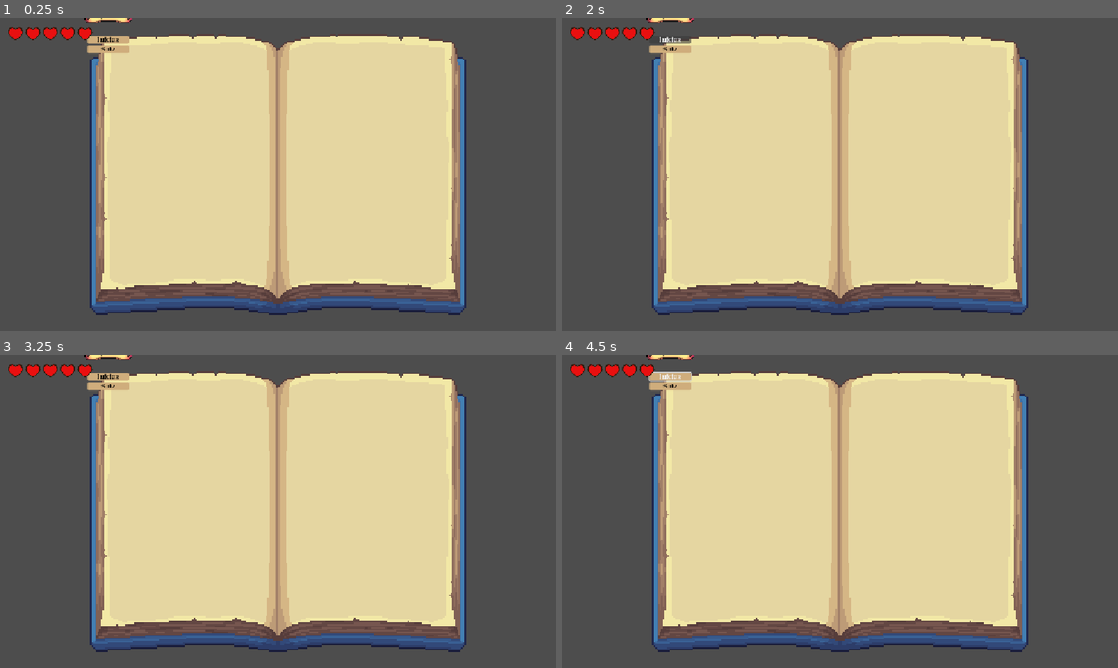
Above: before the commit, frames 1-4 (two rows, left to right).
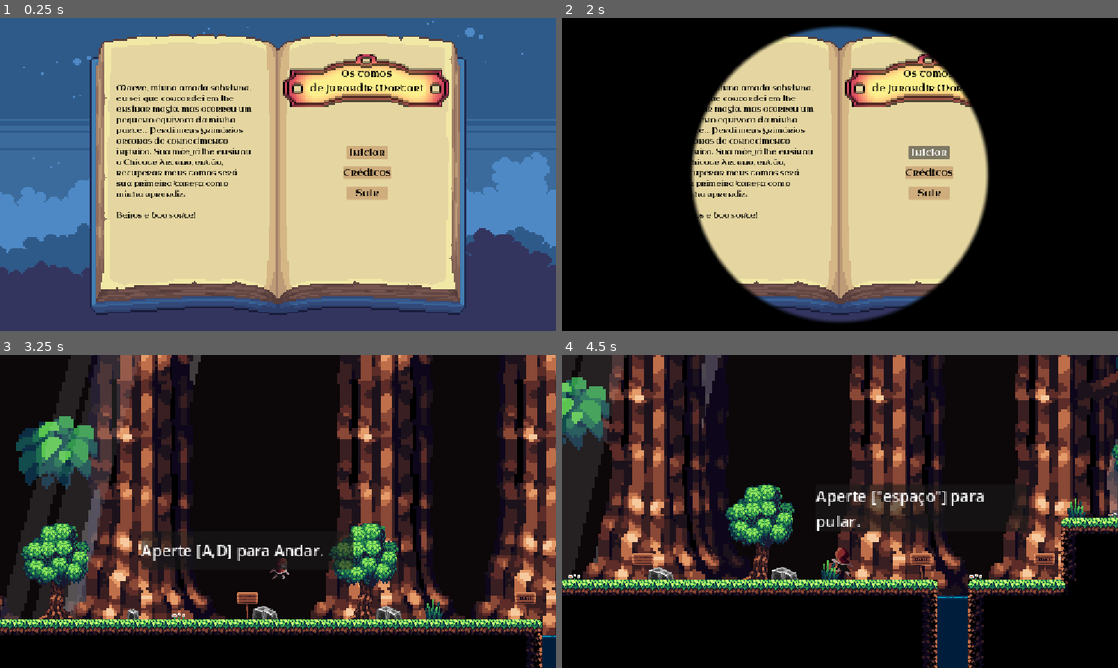
Above: after the commit, the same moments.

Repository: VMacuco/DCC148-Trabalho-2
Game: Godot game, scene res://Scenes/Menus/MainMenu/MainMenu.tscn
Two runs of this game, one before a commit and one after it. Both use one fixed random seed, a clock stepped at 60 frames per second and the inputs below. This scene is started directly instead of the project's main scene.
Inputs (mouse positions are in pixels of both pictures, inside the frame that each line leads up to):
- Up to frame 1 (0.25 s): no input
- Up to frame 2 (2 s): click (928, 171) at 0.5 s, where only the run after the commit has a clickable "Créditos"; click "Iniciar" at 1.25 s
- Up to frame 3 (3.25 s): click "Iniciar" at 2 s; tap A (esquerda) at 2.75 s; move the mouse to (400, 495) at 2.77 s; hold D (direita) from 2.78 s (still down); hold E (Interagir) from 2.78 s (still down); tap Space (pulo) at 3.02 s
- Up to frame 4 (4.5 s): tap A (esquerda) at 3.5 s; move the mouse to (728, 527) at 3.52 s; release E (Interagir) at 3.53 s; tap Down (camera_baixo) at 3.6 s; tap Space (pulo) at 3.77 s; move the mouse to (895, 442) at 4.27 s; release D (direita) at 4.28 s; hold A (esquerda) from 4.28 s (still down); tap Up (camera_cima) at 4.35 s

The runs differ from the first frame. In frame 1, 48% of the frame differs, in the area x 0-100%, y 0-100%; in frame 2, 67%; in frame 3, 99%; in frame 4, 99%.

Commit message:
tela inicial pronta (falta inicializar por ela)

Diff:
--- a/dcc-148-trab-2/Scenes/Menus/MainMenu/MainMenu.tscn
+++ b/dcc-148-trab-2/Scenes/Menus/MainMenu/MainMenu.tscn
@@ -1,6 +1,10 @@
 [gd_scene format=3 uid="uid://bgpg258d3gh7r"]
 
+[ext_resource type="Script" uid="uid://dvxof64jxf4fo" path="res://Scenes/Menus/MainMenu/main_menu.gd" id="1_445kf"]
 [ext_resource type="Texture2D" uid="uid://b81y7coj8tc5d" path="res://Assests/Menus/Sprite Sheet/Open/Open_book.png" id="2_bq65x"]
+[ext_resource type="Texture2D" uid="uid://cd85bj33uivxp" path="res://Assests/Tileset/Floresta Noite/background_0.png" id="2_dpe20"]
+[ext_resource type="Texture2D" uid="uid://d1e1fenditf4t" path="res://Assests/Tileset/Floresta Noite/background_1.png" id="3_lt8cq"]
+[ext_resource type="Texture2D" uid="uid://b1q2dbqxa4aj3" path="res://Assests/Tileset/Floresta Noite/background_2.png" id="4_g6ism"]
 [ext_resource type="Texture2D" uid="uid://n0s6viaj0adw" path="res://Assests/Menus/Fita_text_paused.png" id="4_lt8cq"]
 [ext_resource type="FontFile" uid="uid://da5y0lamx7bre" path="res://Fonts/UncialAntiqua-Regular.ttf" id="5_g6ism"]
 
@@ -22,11 +26,39 @@
 anchor_bottom = 1.0
 grow_horizontal = 2
 grow_vertical = 2
+script = ExtResource("1_445kf")
 
-[node name="TextureRect" type="TextureRect" parent="." unique_id=1824512822]
-layout_mode = 0
-offset_right = 40.0
-offset_bottom = 40.0
+[node name="Background" type="Control" parent="." unique_id=1508094528]
+anchors_preset = 0
+offset_right = 1152.0
+offset_bottom = 648.0
+
+[node name="TextureRect" type="TextureRect" parent="Background" unique_id=1419745097]
+layout_mode = 1
+anchors_preset = 15
+anchor_right = 1.0
+anchor_bottom = 1.0
+grow_horizontal = 2
+grow_vertical = 2
+texture = ExtResource("2_dpe20")
+
+[node name="TextureRect2" type="TextureRect" parent="Background" unique_id=1617629072]
+layout_mode = 1
+anchors_preset = 15
+anchor_right = 1.0
+anchor_bottom = 1.0
+grow_horizontal = 2
+grow_vertical = 2
+texture = ExtResource("3_lt8cq")
+
+[node name="TextureRect3" type="TextureRect" parent="Background" unique_id=1079684603]
+layout_mode = 1
+anchors_preset = 15
+anchor_right = 1.0
+anchor_bottom = 1.0
+grow_horizontal = 2
+grow_vertical = 2
+texture = ExtResource("4_g6ism")
 
 [node name="CenterContainer" type="CenterContainer" parent="." unique_id=1712406251]
 layout_mode = 1
@@ -47,17 +79,30 @@
 expand_mode = 1
 stretch_mode = 5
 
+[node name="MensagemCarta" type="RichTextLabel" parent="CenterContainer/Tomo" unique_id=1805451452]
+layout_mode = 0
+offset_left = 55.0
+offset_top = 100.0
+offset_right = 345.0
+offset_bottom = 460.0
+theme_override_colors/default_color = Color(0, 0, 0, 1)
+theme_override_fonts/normal_font = ExtResource("5_g6ism")
+text = "Maeve, minha amada sobrinha, eu sei que concordei em lhe ensinar magia, mas ocorreu um pequeno equivoco da minha parte... Perdi meus grimórios arcanos de conhecimento infinito. Sua mãe já lhe ensinou o Chicote Arcano, então, recuperar meus tomos será sua primeira tarefa como minha aprendiz.
+
+Beijos e boa sorte!"
+autowrap_mode = 2
+
 [node name="MenuContent" type="VBoxContainer" parent="CenterContainer/Tomo" unique_id=124134344]
 layout_mode = 0
-offset_left = -13.0
-offset_top = -24.0
-offset_right = 90.0
-offset_bottom = 46.0
+offset_left = 425.0
+offset_top = 130.0
+offset_right = 725.0
+offset_bottom = 350.0
 theme_override_constants/separation = -12
 alignment = 1
 
 [node name="MenuBannerSlot" type="Control" parent="CenterContainer/Tomo/MenuContent" unique_id=1239674972]
-custom_minimum_size = Vector2(0, 32)
+custom_minimum_size = Vector2(0, 105)
 layout_mode = 2
 
 [node name="TitleBanner" type="TextureRect" parent="CenterContainer/Tomo/MenuContent/MenuBannerSlot" unique_id=2017720002]
@@ -65,10 +110,10 @@
 anchors_preset = 15
 anchor_right = 1.0
 anchor_bottom = 1.0
-offset_left = -28.0
-offset_top = -38.0
-offset_right = 28.0
-offset_bottom = -38.0
+offset_left = -42.0
+offset_top = -98.0
+offset_right = 38.0
+offset_bottom = -93.0
 grow_horizontal = 2
 grow_vertical = 2
 texture = ExtResource("4_lt8cq")
@@ -86,13 +131,15 @@
 grow_vertical = 2
 theme_override_colors/font_color = Color(0, 0, 0, 1)
 theme_override_fonts/font = ExtResource("5_g6ism")
-theme_override_font_sizes/font_size = 12
-text = "Os tomos de Jurandir Mortari"
+theme_override_font_sizes/font_size = 20
+text = "		Os tomos
+de Jurandir Mortari"
 horizontal_alignment = 1
 vertical_alignment = 1
 
 [node name="ButtonSlot" type="VBoxContainer" parent="CenterContainer/Tomo/MenuContent" unique_id=168948781]
 layout_mode = 2
+theme_override_constants/separation = 15
 
 [node name="Iniciar" type="Button" parent="CenterContainer/Tomo/MenuContent/ButtonSlot" unique_id=1117390851]
 custom_minimum_size = Vector2(86, 16)
@@ -100,9 +147,19 @@
 size_flags_horizontal = 4
 theme_override_colors/font_color = Color(0, 0, 0, 1)
 theme_override_fonts/font = ExtResource("5_g6ism")
-theme_override_font_sizes/font_size = 12
+theme_override_font_sizes/font_size = 20
 theme_override_styles/normal = SubResource("StyleBoxFlat_vv2qh")
 text = "Iniciar"
+
+[node name="Credits" type="Button" parent="CenterContainer/Tomo/MenuContent/ButtonSlot" unique_id=2111050085]
+custom_minimum_size = Vector2(86, 16)
+layout_mode = 2
+size_flags_horizontal = 4
+theme_override_colors/font_color = Color(0, 0, 0, 1)
+theme_override_fonts/font = ExtResource("5_g6ism")
+theme_override_font_sizes/font_size = 20
+theme_override_styles/normal = SubResource("StyleBoxFlat_vv2qh")
+text = "Créditos"
 
 [node name="Sair" type="Button" parent="CenterContainer/Tomo/MenuContent/ButtonSlot" unique_id=1364757658]
 custom_minimum_size = Vector2(86, 16)
@@ -110,6 +167,9 @@
 size_flags_horizontal = 4
 theme_override_colors/font_color = Color(0, 0, 0, 1)
 theme_override_fonts/font = ExtResource("5_g6ism")
-theme_override_font_sizes/font_size = 12
+theme_override_font_sizes/font_size = 20
 theme_override_styles/normal = SubResource("StyleBoxFlat_vv2qh")
 text = "Sair"
+
+[connection signal="pressed" from="CenterContainer/Tomo/MenuContent/ButtonSlot/Iniciar" to="." method="_on_iniciar_pressed"]
+[connection signal="pressed" from="CenterContainer/Tomo/MenuContent/ButtonSlot/Sair" to="." method="_on_sair_pressed"]
--- /dev/null
+++ b/dcc-148-trab-2/Scenes/Menus/MainMenu/main_menu.gd
@@ -0,0 +1,12 @@
+extends Control
+
+
+# Called when the node enters the scene tree for the first time.
+func _ready() -> void:
+	Hud.hide()
+
+func _on_iniciar_pressed() -> void:
+	GameMannager.start_game()
+
+func _on_sair_pressed() -> void:
+	get_tree().quit()
Not shown, added: dcc-148-trab-2/Scenes/Menus/MainMenu/main_menu.gd.uid
